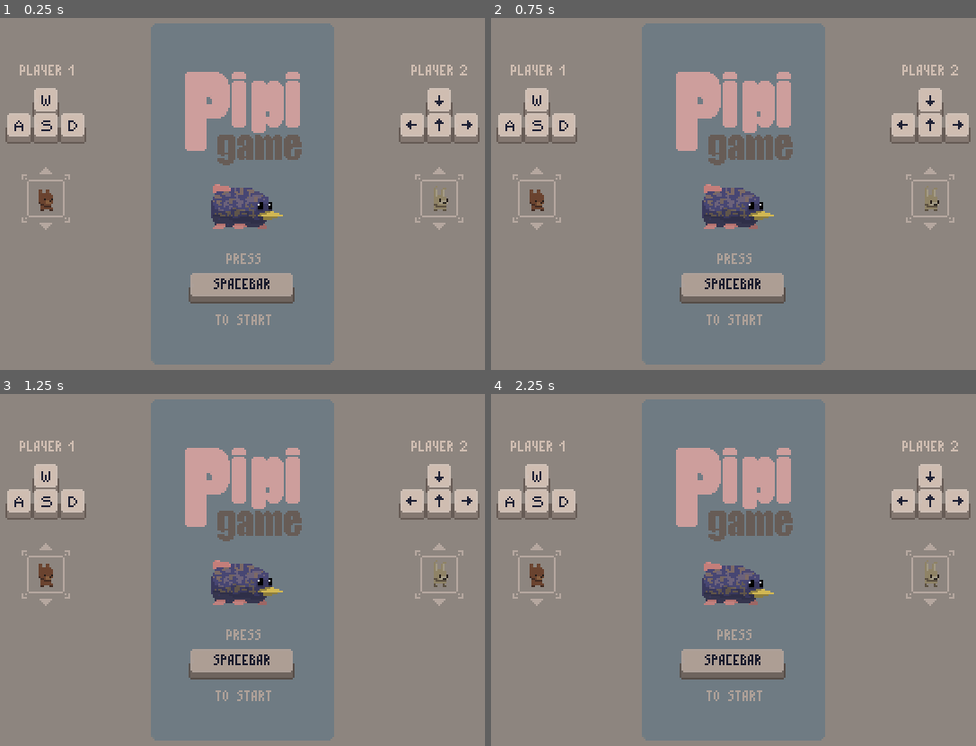
Above: before the commit, frames 1-4 (two rows, left to right).
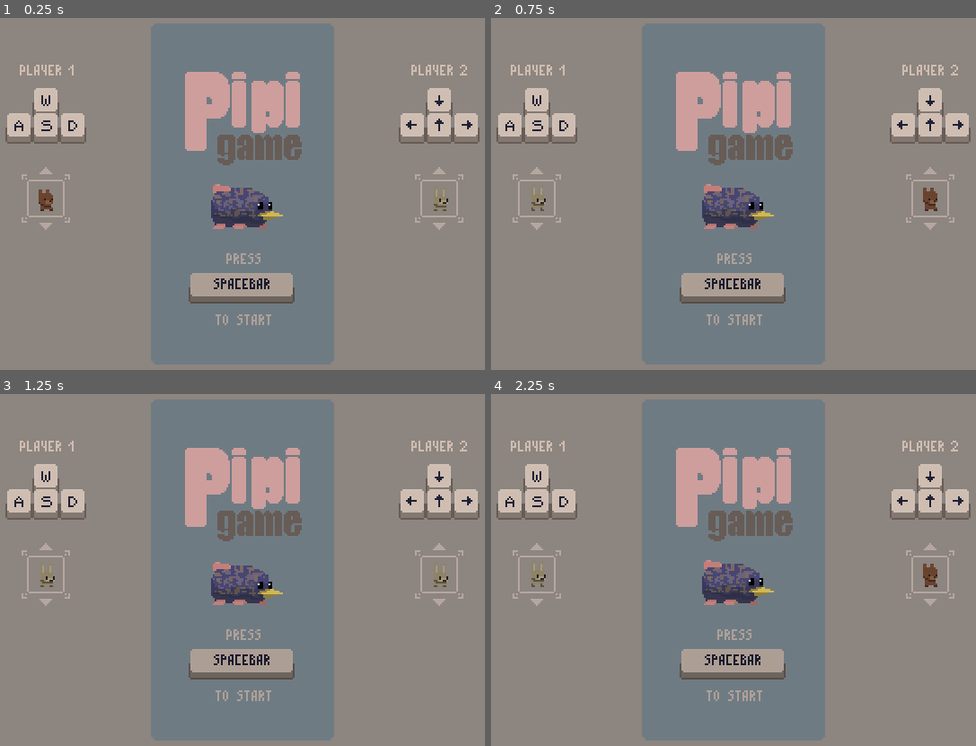
Above: after the commit, the same moments.

Repository: Pawel-9215/pipi_game
Game: Godot game, scene res://GUI/MainMenu.tscn
Two runs of this game, one before a commit and one after it. Both use one fixed random seed, a clock stepped at 60 frames per second and the inputs below. This scene is started directly instead of the project's main scene.
Inputs:
- Up to frame 1 (0.25 s): no input
- Up to frame 2 (0.75 s): hold W (p1_up) from 0.53 s (still down); tap Down (p2_down) at 0.6 s
- Up to frame 3 (1.25 s): keep holding W (p1_up); tap Up (p2_up) at 0.8 s
- Up to frame 4 (2.25 s): release W (p1_up) at 1.28 s; hold S (p1_down) 1.28-2.03 s; tap Up (p2_up) at 1.35 s; tap Down (p2_down) at 1.55, 2.1 s; hold W (p1_up) from 2.03 s (still down)

Frame 1 is identical in both runs. In frame 2, 0.3% of the frame differs, in the area x 7-93%, y 47-55%; in frame 3, 0.7%; in frame 4, 0.8%, in the area x 7-93%, y 47-58%.

Commit message:
main menu wip

Diff:
--- a/GUI/MainMenu.gd
+++ b/GUI/MainMenu.gd
@@ -16,12 +16,29 @@
 	$player_2_sprite.set_animation(animations[player_characters[player_2_character]])
 
 func change_characters():
-	if Input.is_action_pressed("p1_up") and not Input.is_action_pressed("p1_down"):
-		print("player 1 input")
+	if Input.is_action_just_pressed("p1_up"):
+		#print("player 1 input")
 		if player_1_character == 1:
-			player_1_character = 1
+			player_1_character = 0
 		elif player_1_character < 1:
 			player_1_character += 1
+	elif Input.is_action_just_pressed("p1_down"):
+		if player_1_character == 0:
+			player_1_character = 1
+		elif player_1_character > 0:
+			player_1_character -= 1
+
+	if Input.is_action_just_pressed("p2_up"):
+		#print("player 1 input")
+		if player_2_character == 1:
+			player_2_character = 0
+		elif player_2_character < 1:
+			player_2_character += 1
+	elif Input.is_action_just_pressed("p2_down"):
+		if player_2_character == 0:
+			player_2_character = 1
+		elif player_2_character > 0:
+			player_2_character -= 1
 
 	match_player_characters()
 
@@ -31,5 +48,5 @@
 
 
 # Called every frame. 'delta' is the elapsed time since the previous frame.
-#func _process(delta):
-#	pass
+func _process(delta):
+	change_characters()
--- a/GUI/MainMenu.tscn
+++ b/GUI/MainMenu.tscn
@@ -35,63 +35,63 @@
 } ]
 
 [sub_resource type="AtlasTexture" id=7]
+atlas = ExtResource( 3 )
+region = Rect2( 0, 0, 16, 16 )
+
+[sub_resource type="AtlasTexture" id=8]
+atlas = ExtResource( 3 )
+region = Rect2( 16, 0, 16, 16 )
+
+[sub_resource type="AtlasTexture" id=9]
+atlas = ExtResource( 3 )
+region = Rect2( 32, 0, 16, 16 )
+
+[sub_resource type="AtlasTexture" id=10]
+atlas = ExtResource( 3 )
+region = Rect2( 48, 0, 16, 16 )
+
+[sub_resource type="AtlasTexture" id=11]
+atlas = ExtResource( 3 )
+region = Rect2( 64, 0, 16, 16 )
+
+[sub_resource type="AtlasTexture" id=12]
+atlas = ExtResource( 3 )
+region = Rect2( 80, 0, 16, 16 )
+
+[sub_resource type="AtlasTexture" id=13]
 atlas = ExtResource( 4 )
 region = Rect2( 0, 0, 16, 16 )
 
-[sub_resource type="AtlasTexture" id=8]
+[sub_resource type="AtlasTexture" id=14]
 atlas = ExtResource( 4 )
 region = Rect2( 16, 0, 16, 16 )
 
-[sub_resource type="AtlasTexture" id=9]
+[sub_resource type="AtlasTexture" id=15]
 atlas = ExtResource( 4 )
 region = Rect2( 32, 0, 16, 16 )
 
-[sub_resource type="AtlasTexture" id=10]
+[sub_resource type="AtlasTexture" id=16]
 atlas = ExtResource( 4 )
 region = Rect2( 48, 0, 16, 16 )
 
-[sub_resource type="AtlasTexture" id=11]
+[sub_resource type="AtlasTexture" id=17]
 atlas = ExtResource( 4 )
 region = Rect2( 64, 0, 16, 16 )
 
-[sub_resource type="AtlasTexture" id=12]
+[sub_resource type="AtlasTexture" id=18]
 atlas = ExtResource( 4 )
-region = Rect2( 80, 0, 16, 16 )
-
-[sub_resource type="AtlasTexture" id=13]
-atlas = ExtResource( 3 )
-region = Rect2( 0, 0, 16, 16 )
-
-[sub_resource type="AtlasTexture" id=14]
-atlas = ExtResource( 3 )
-region = Rect2( 16, 0, 16, 16 )
-
-[sub_resource type="AtlasTexture" id=15]
-atlas = ExtResource( 3 )
-region = Rect2( 32, 0, 16, 16 )
-
-[sub_resource type="AtlasTexture" id=16]
-atlas = ExtResource( 3 )
-region = Rect2( 48, 0, 16, 16 )
-
-[sub_resource type="AtlasTexture" id=17]
-atlas = ExtResource( 3 )
-region = Rect2( 64, 0, 16, 16 )
-
-[sub_resource type="AtlasTexture" id=18]
-atlas = ExtResource( 3 )
 region = Rect2( 80, 0, 16, 16 )
 
 [sub_resource type="SpriteFrames" id=19]
 animations = [ {
 "frames": [ SubResource( 7 ), SubResource( 8 ), SubResource( 9 ), SubResource( 10 ), SubResource( 11 ), SubResource( 12 ) ],
 "loop": true,
-"name": "bear_idle",
+"name": "bunny_idle",
 "speed": 5.0
 }, {
 "frames": [ SubResource( 13 ), SubResource( 14 ), SubResource( 15 ), SubResource( 16 ), SubResource( 17 ), SubResource( 18 ) ],
 "loop": true,
-"name": "bunny_idle",
+"name": "bear_idle",
 "speed": 5.0
 } ]
 
@@ -113,14 +113,14 @@
 [node name="pipi" type="AnimatedSprite" parent="."]
 position = Vector2( 193.663, 126.198 )
 frames = SubResource( 6 )
-frame = 4
+frame = 3
 playing = true
 
 [node name="player_1_sprite" type="AnimatedSprite" parent="."]
 position = Vector2( 14.1843, 121.439 )
 frames = SubResource( 19 )
 animation = "bunny_idle"
-frame = 5
+frame = 3
 playing = true
 offset = Vector2( 68.4385, 0 )
 
@@ -128,6 +128,5 @@
 position = Vector2( 233.246, 121.5 )
 frames = SubResource( 19 )
 animation = "bear_idle"
-frame = 2
 playing = true
 offset = Vector2( 68.4385, 0 )
